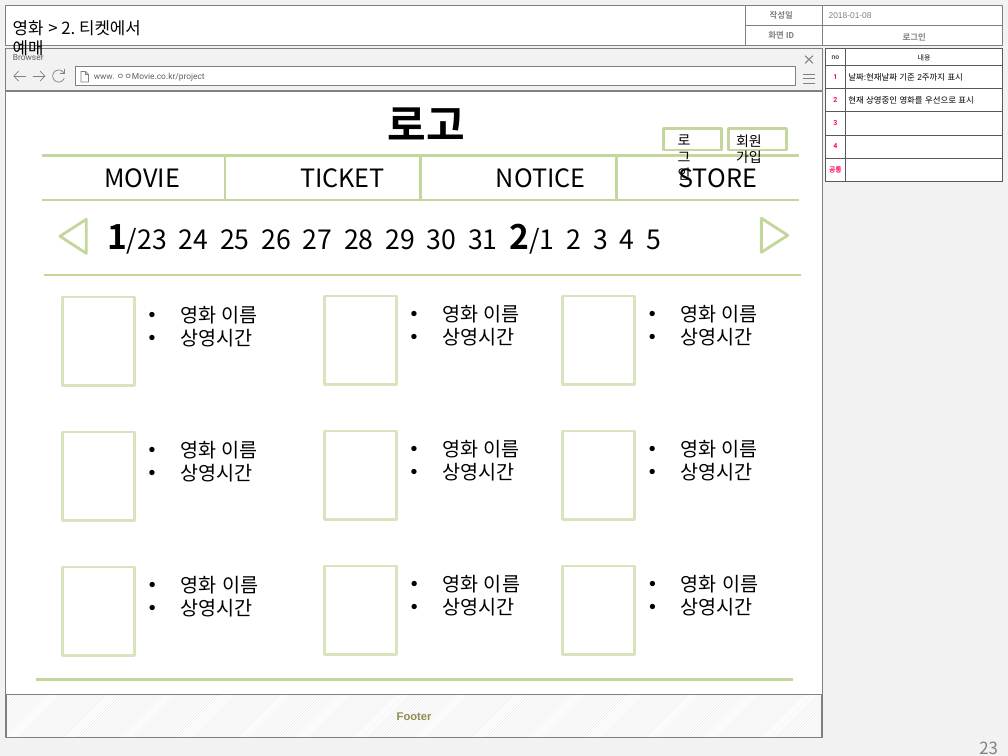
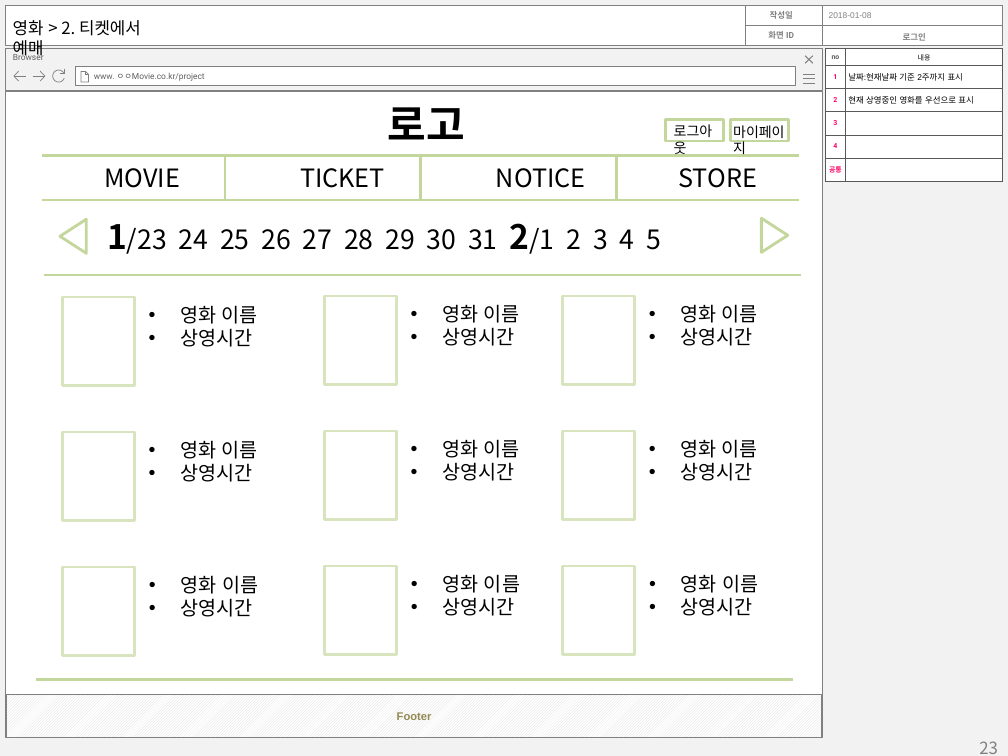
Before and after one commit to mingu-seo/java1, a slide deck: slide 23 of plan/영화(통합본).pptx. Drawn at 1008x756 pixels with LibreOffice and Linux fonts; fonts in the diff are those of the drawing. Boxes give left, top, right and bottom in pixels: in the first picture for what was removed or moved away, otherwise in the second. Text is boxed around its words. In the diff, an @@ line names an element or a change of style, - is before the commit and + after.

```diff
--- a/plan/영화(통합본).pptx
+++ b/plan/영화(통합본).pptx
@@ rectangle: place and size @@
-rectangle at bbox=[663, 128, 722, 149]
+rectangle at bbox=[665, 120, 724, 141]
@@ text at bbox=[674, 124, 713, 158]: text changed @@
-로그인
+로그아웃
@@ rectangle: place and size @@
-rectangle at bbox=[728, 128, 786, 149]
+rectangle at bbox=[730, 120, 788, 141]
@@ text added at bbox=[733, 125, 784, 157], 10 pt, text #000000 @@
+마이페이지
@@ text removed at bbox=[736, 134, 762, 163] @@
-회원가입
```
Also in this commit, not shown: 4 other slides changed, 1 slide removed.
